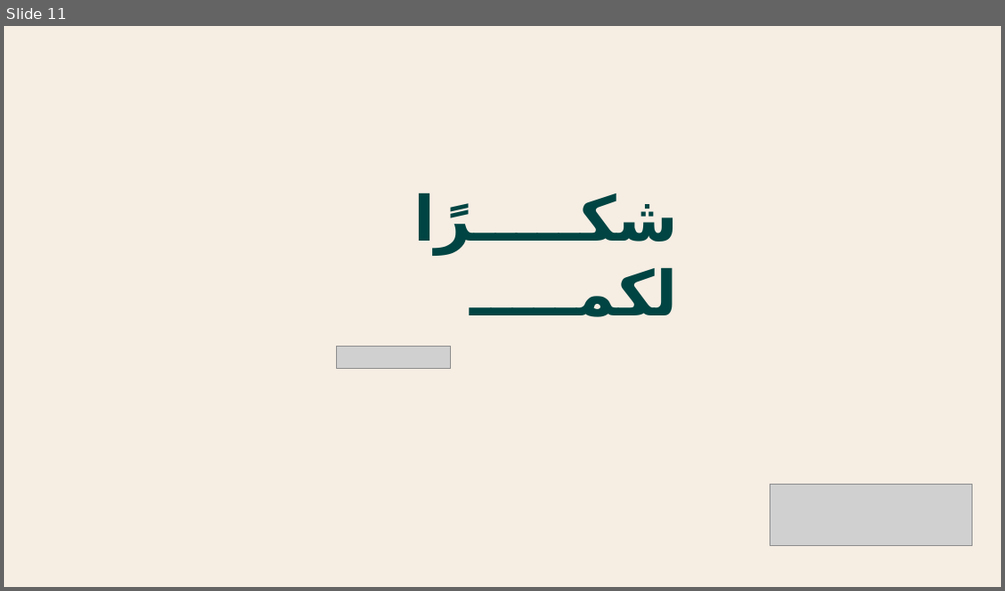
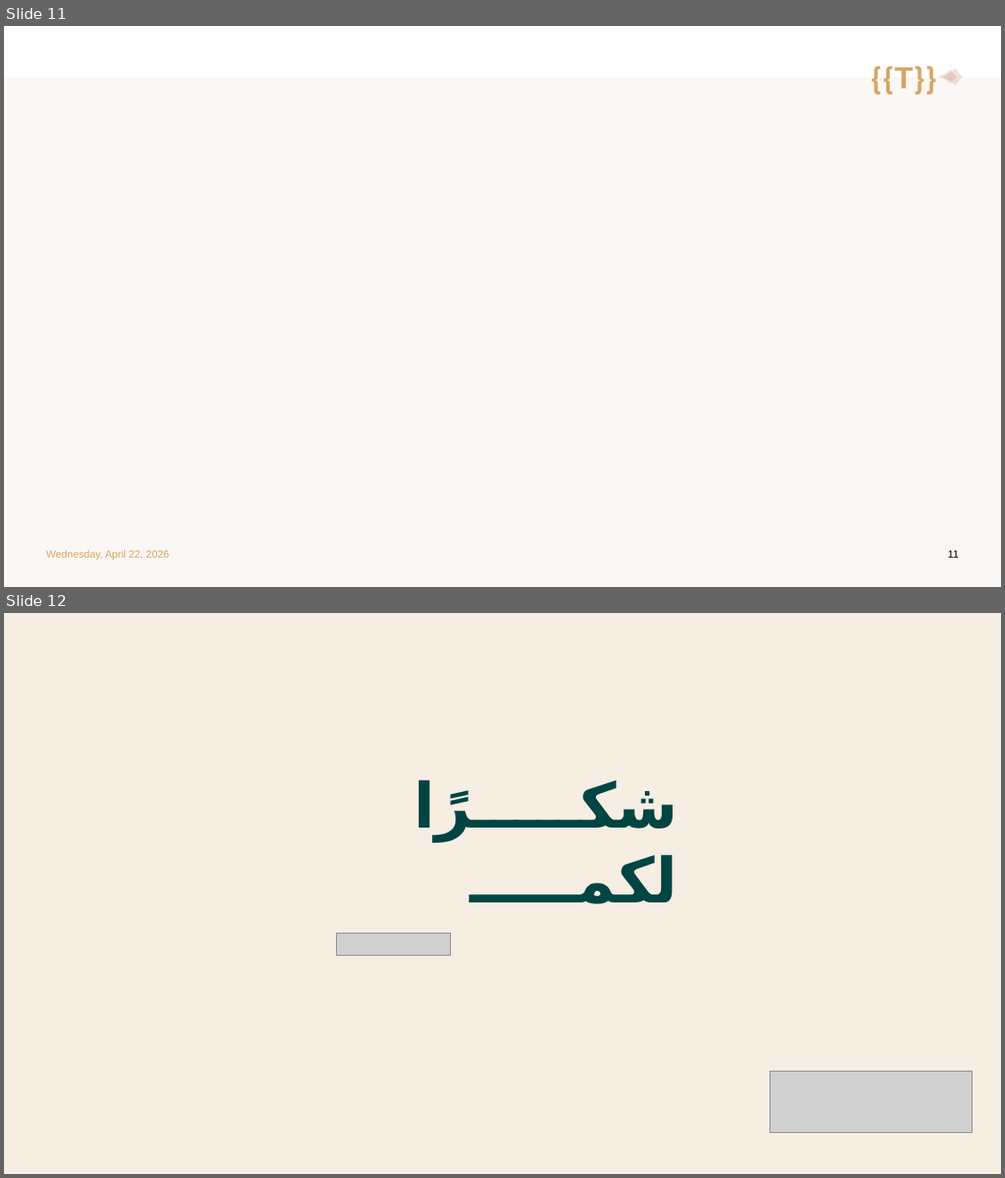
Before and after one commit to mhmdsfwt371/Project-survey, a slide deck: templates/weekly-readers.pptx. Shown one above the other, each under a label of ours: slide 11 before the commit, slides 11 and 12 after it. The pictures are 1005x591 and 1005x1178 pixels, drawn with LibreOffice and Linux fonts; fonts in the diff are those of the drawing; grey boxes stand for pictures; background and template pictures are left out. Boxes give left, top, right and bottom in pixels: in the first picture for what was removed or moved away, otherwise in the second. Text is boxed around its words. In the diff, an @@ line names an element or a change of style, - is before the commit and + after.

```diff
--- a/templates/weekly-readers.pptx
+++ b/templates/weekly-readers.pptx
@@ slide 11 added at bbox=[4, 26, 1001, 587], background #FFFFFF @@
@@ rectangle added at bbox=[4, 78, 1001, 587], fill #FBF7F4 @@
@@ text added at bbox=[894, 67, 913, 88], 44 pt, text #D7A562, bold @@
+{{T}}
@@ freeform shape added at bbox=[938, 70, 956, 84], fill #A95427 at 16% opacity @@
@@ freeform shape added at bbox=[940, 68, 963, 86], fill #A95427 at 16% opacity @@
@@ text added at bbox=[46, 549, 170, 560], 15 pt, text #D7A562 @@
+Wednesday, April 22, 2026
@@ page number added at bbox=[947, 550, 958, 557], 15 pt, text #000000 @@
+11
@@ what was slide 11 is now slide 12 @@
```
Also in this commit, not shown: 24 other files.
